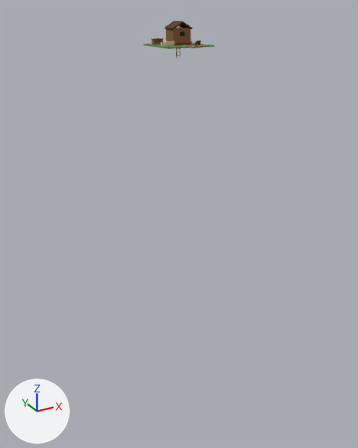
An edit to the glTF model public/models/buildings/builders_hut.glb, drawn before and after from the same camera.
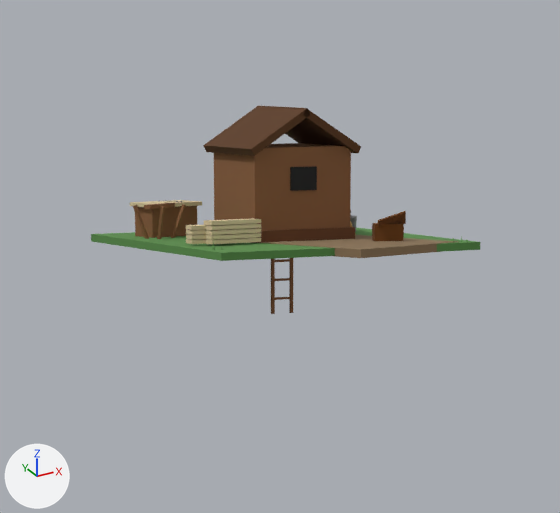
The first picture shows the older version from a camera (50 mm lens) standing at (-19.5, -35.6, 2.8) and looking at (0.8, 1.3, -15.6). The close-ups show the older and then the newer version on the part from 36% to 64% of the width and 0% to 21% of the height of that picture. Only the edits that show in the close-ups are written down. The lights are fixed; the arrows at lower left show +X, +Y and +Z. Where no turn or scale is listed for an object, it has been applied to the vertices.

The older version as bpy lines, for what is in view:
```python
ob_disturbedearth = bpy.data.objects.new('DisturbedEarth', me_mesh_1)
ob_disturbedearth.location = (0.5, -1.2, 0.05)
ob_grassbase = bpy.data.objects.new('GrassBase', me_mesh_0)
ob_grassbase.location = (0.0, 0.0, 0.05)
ob_raill = bpy.data.objects.new('RailL', me_mesh_43)
ob_raill.location = (-0.15, 0.0, 0.0)
ob_railr = bpy.data.objects.new('RailR', me_mesh_44)
ob_railr.location = (0.15, 0.0, 0.0)
ob_roofleft = bpy.data.objects.new('RoofLeft', me_mesh_4)
ob_roofleft.location = (-0.4, 0.0, 1.5)
ob_rung = bpy.data.objects.new('Rung', me_mesh_45)
ob_rung.location = (0.0, 0.0, -0.7)
ob_rung_001 = bpy.data.objects.new('Rung.001', me_mesh_46)
ob_rung_001.location = (0.0, 0.0, -0.45)
ob_rung_002 = bpy.data.objects.new('Rung.002', me_mesh_47)
ob_rung_002.location = (0.0, 0.0, -0.2)
# also in view: 'HutFoundation' at (0.0, 0.0, 0.2); 'WindowFront' at (0.0, -0.6, 0.9); 'WorkbenchBase' at (-1.2, 1.2, 0.2); 'HutBody' at (0.0, 0.0, 0.7); 'RoofRight' at (0.4, 0.0, 1.5)
```
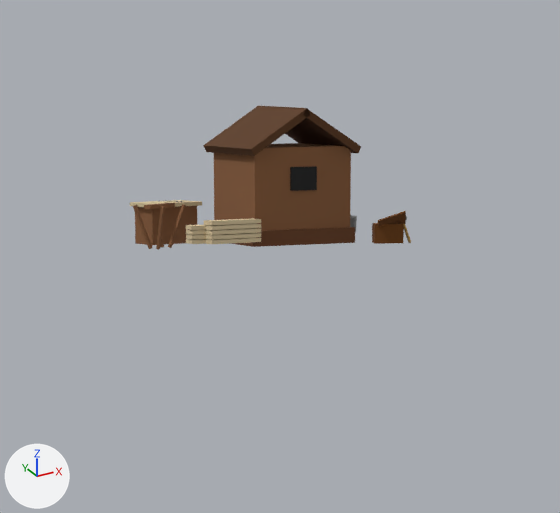
What differs and where, as boxes (x1, y1, x2, y2) in the close-ups (560 x 513 px):
'GrassBase', deleted (green)
    before: (91, 227, 480, 261)
'DisturbedEarth', deleted (brown)
    before: (259, 235, 458, 258)
'RailL', deleted
    before: (271, 259, 275, 314)
'Rung.001', deleted
    before: (271, 278, 291, 281)
'Rung.002', deleted
    before: (271, 259, 291, 262)
'Rung', deleted
    before: (275, 297, 291, 300)

The change, as a diff of the scene's bpy script:
```diff
--- a/public/models/buildings/builders_hut.glb.py
+++ b/public/models/buildings/builders_hut.glb.py
@@ ob_grassbase @@
-ob_grassbase = bpy.data.objects.new('GrassBase', me_mesh_0)
-ob_grassbase.location = (0.0, 0.0, 0.05)
@@ ob_disturbedearth @@
-ob_disturbedearth = bpy.data.objects.new('DisturbedEarth', me_mesh_1)
-ob_disturbedearth.location = (0.5, -1.2, 0.05)
@@ ob_raill @@
-ob_raill = bpy.data.objects.new('RailL', me_mesh_43)
-ob_raill.location = (-0.15, 0.0, 0.0)
@@ ob_railr @@
-ob_railr = bpy.data.objects.new('RailR', me_mesh_44)
-ob_railr.location = (0.15, 0.0, 0.0)
@@ ob_rung @@
-ob_rung = bpy.data.objects.new('Rung', me_mesh_45)
-ob_rung.location = (0.0, 0.0, -0.7)
@@ ob_rung_001 @@
-ob_rung_001 = bpy.data.objects.new('Rung.001', me_mesh_46)
-ob_rung_001.location = (0.0, 0.0, -0.45)
@@ ob_rung_002 @@
-ob_rung_002 = bpy.data.objects.new('Rung.002', me_mesh_47)
-ob_rung_002.location = (0.0, 0.0, -0.2)
```
